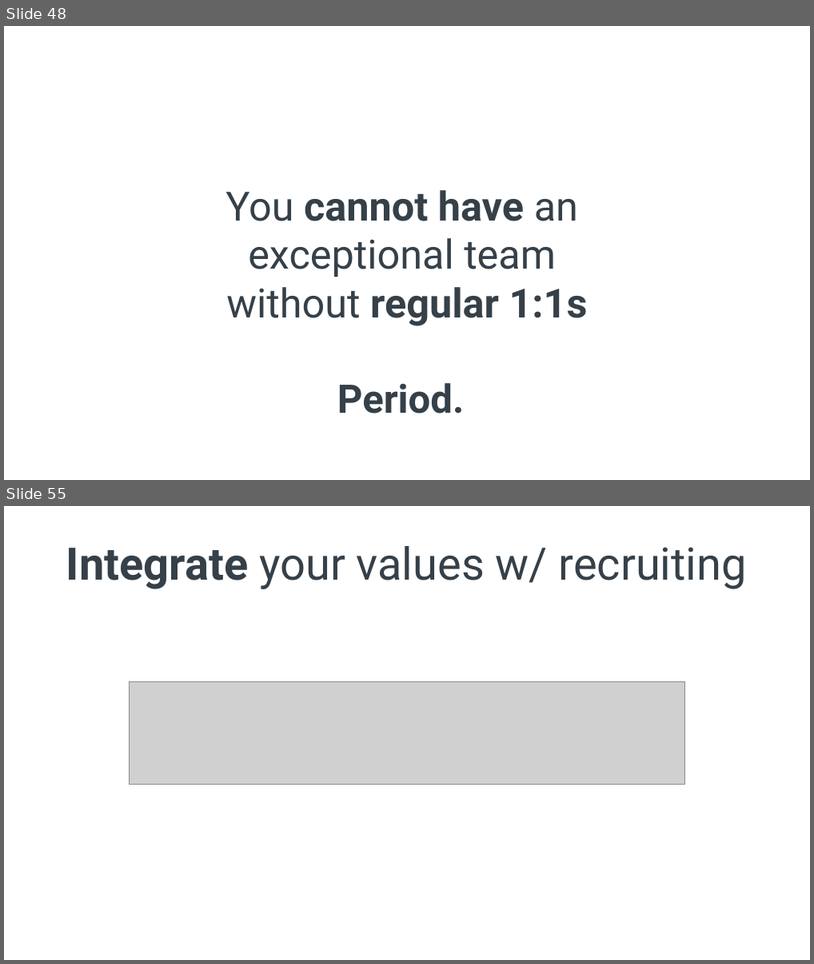
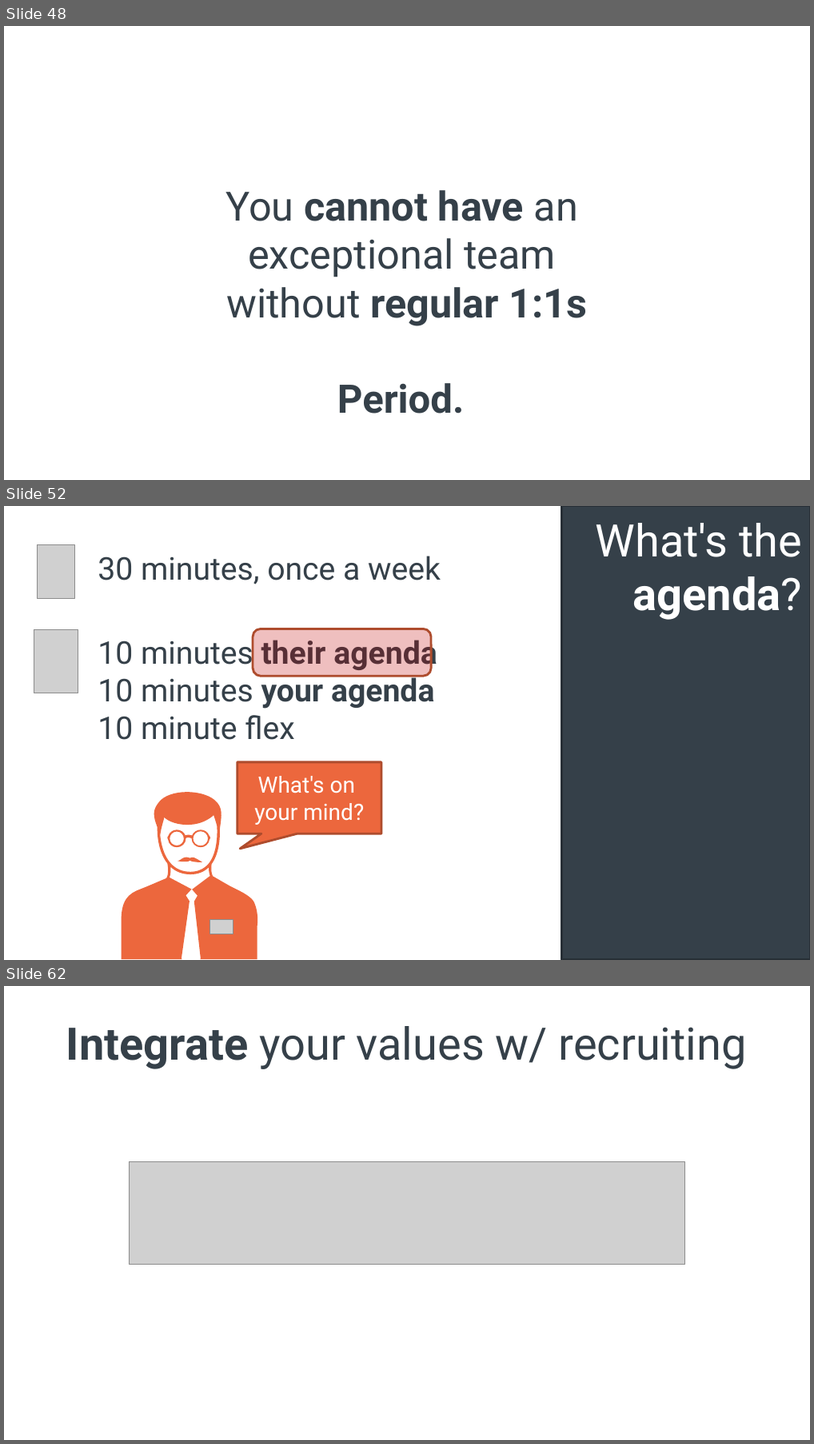
Before and after one commit to spetryjohnson/Talk---Hiring--Firing--and-Inspiring, a slide deck: Hiring, Firing, and Inspiring.pptx. Shown one above the other, each under a label of ours: slides 48 and 55 before the commit, slides 48, 52 and 62 after it; the slides between them are not shown. The pictures are 814x964 and 814x1444 pixels, drawn with LibreOffice and Linux fonts; fonts in the diff are those of the drawing; grey boxes stand for pictures. Boxes give left, top, right and bottom in pixels: in the first picture for what was removed or moved away, otherwise in the second. Text is boxed around its words. In the diff, an @@ line names an element or a change of style, - is before the commit and + after.

```diff
--- a/Hiring, Firing, and Inspiring.pptx
+++ b/Hiring, Firing, and Inspiring.pptx
@@ slide 52 added at (4,506,810,960), background #FFFFFF @@
@@ rectangle added at (562,506,810,958), fill #354049, outline #272F36 2 pt @@
@@ text added at (596,523,802,620), 40 pt, text #FFFFFF @@
+What's the agenda?
@@ picture added at (38,544,75,599) @@
@@ text added at (98,556,441,584), 28 pt, text #354049 @@
+30 minutes, once a week
@@ picture added at (34,629,78,693) @@
@@ text added at (98,636,438,740), 28 pt, text #354049 @@
+10 minutes their agenda
+10 minutes your agenda
+10 minute flex
@@ rounded rectangle added at (253,628,431,676), fill #C00000 at 25% opacity, outline #AF4C2D 2 pt @@
@@ speech box added at (238,762,382,833), fill #EC673D, outline #AF4C2D 2 pt, 20 pt, text #FFFFFF @@
+What's on
+your mind?
@@ freeform shape added at (121,789,258,959), fill #EC673D @@
@@ freeform shape added at (168,829,210,847), fill #EC673D @@
@@ freeform shape added at (178,855,202,863), fill #EC673D @@
@@ picture added at (210,919,233,933) @@
@@ what was slide 55 is now slide 62 @@
```
Also in this commit, not shown: 7 slides changed, 6 other slides added, 1 other file.
